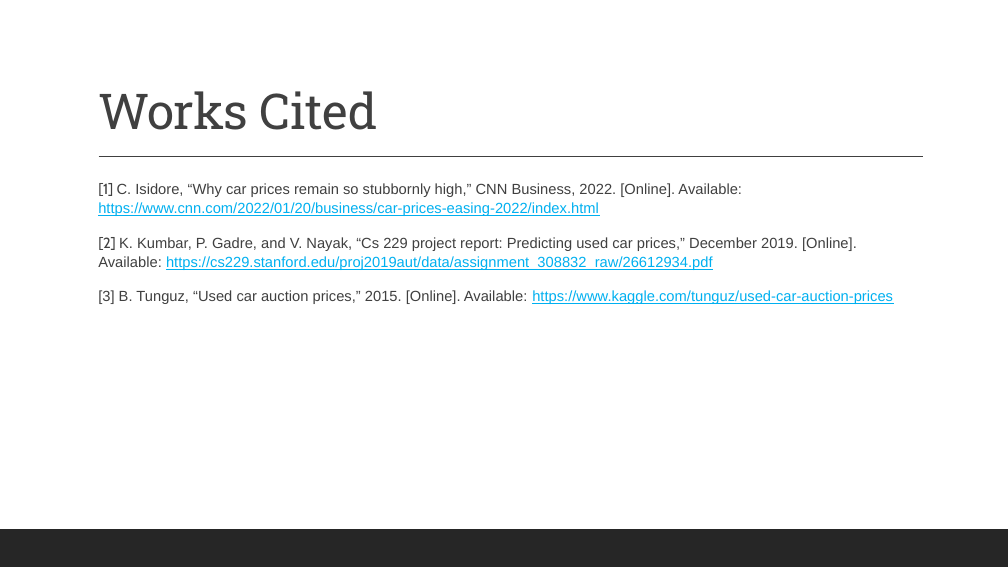
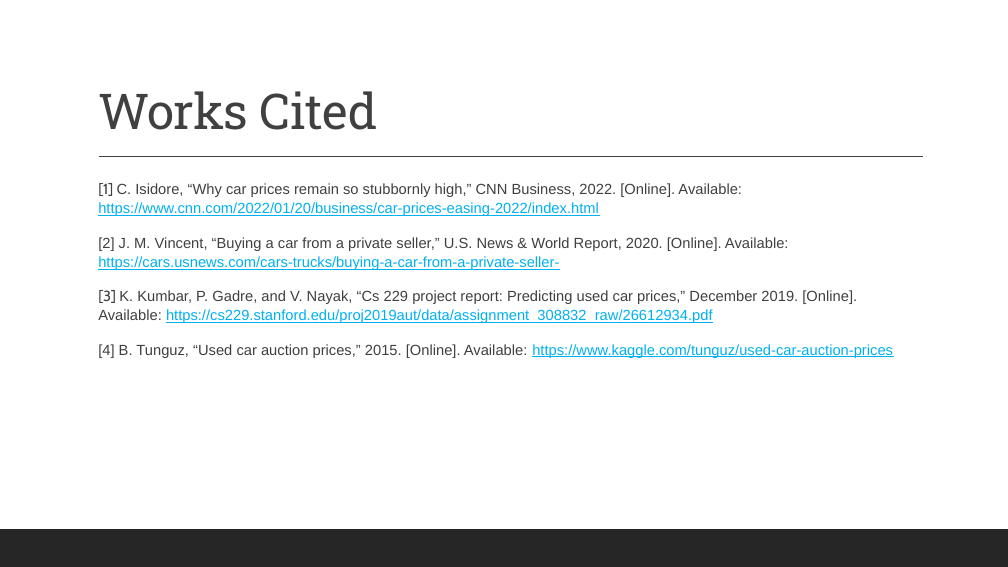
Before and after one commit to DesktopCoder1407/CS4267-MachineLearning, a slide deck: slide 15 of Project-Final Presentation-CS4267-Parker Smith.pptx (slide 13 before the commit). Drawn at 1008x567 pixels with LibreOffice and Linux fonts; fonts in the diff are those of the drawing. Boxes give left, top, right and bottom in pixels: in the first picture for what was removed or moved away, otherwise in the second. Text is boxed around its words. In the diff, an @@ line names an element or a change of style, - is before the commit and + after.

Commit message:
Complete Presentation

```diff
--- a/Project-Final Presentation-CS4267-Parker Smith.pptx
+++ b/Project-Final Presentation-CS4267-Parker Smith.pptx
@@ text at <box>98,237,893,358</box>: text changed @@
-  [2] K. Kumbar, P. Gadre, and V. Nayak, “Cs 229 project report: Predicting used car prices,” December 2019. [Online]. Available: https://cs229.stanford.edu/proj2019aut/data/assignment_308832_raw/26612934.pdf
-  [3] B. Tunguz, “Used car auction prices,” 2015. [Online]. Available: https://www.kaggle.com/tunguz/used-car-auction-prices
+  [2] J. M. Vincent, “Buying a car from a private seller,” U.S. News & World Report, 2020. [Online]. Available: https://cars.usnews.com/cars-trucks/buying-a-car-from-a-private-seller-
+  [3] K. Kumbar, P. Gadre, and V. Nayak, “Cs 229 project report: Predicting used car prices,” December 2019. [Online]. Available: https://cs229.stanford.edu/proj2019aut/data/assignment_308832_raw/26612934.pdf
+  [4] B. Tunguz, “Used car auction prices,” 2015. [Online]. Available: https://www.kaggle.com/tunguz/used-car-auction-prices
```
Also in this commit, not shown: 5 other slides changed, 4 slides added, 2 slides removed.
